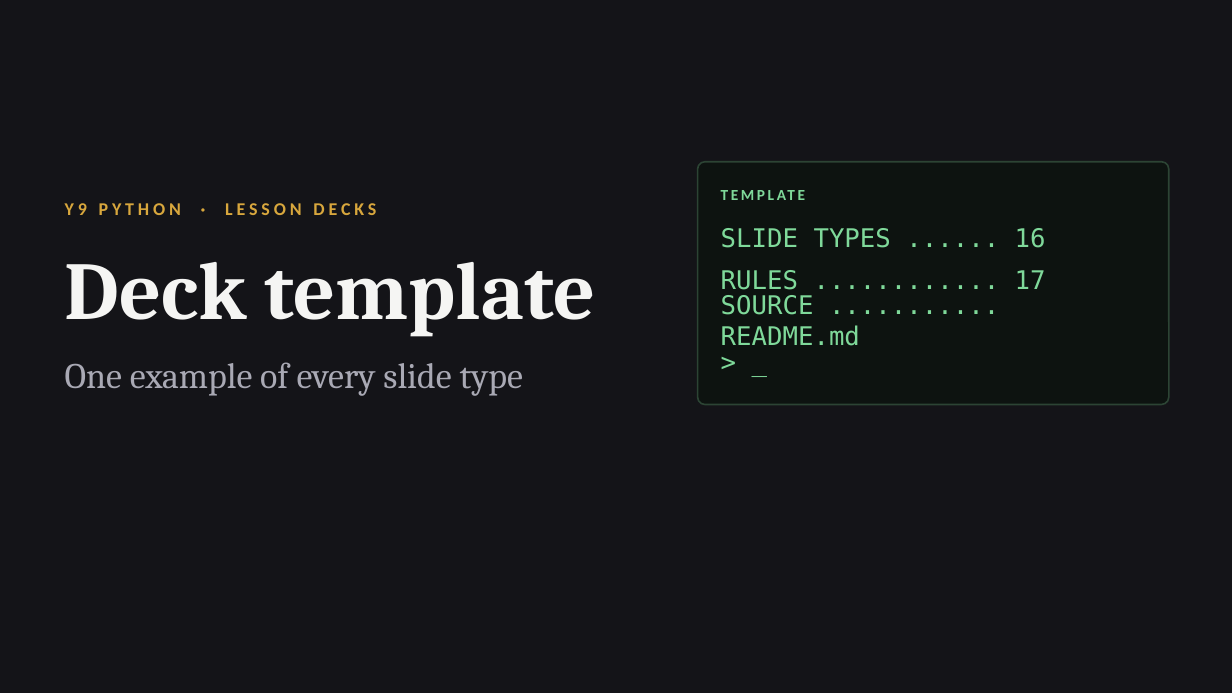
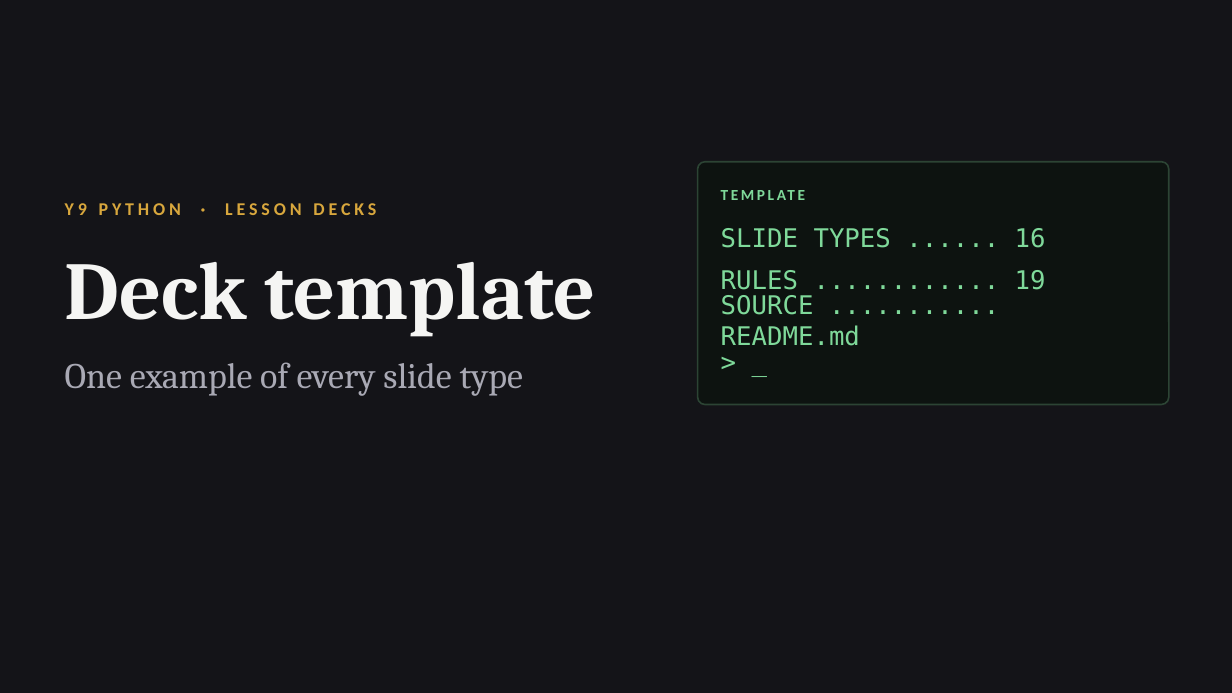
Before and after one commit to OGAComputing/interactive, a slide deck: slide 1 of _presentations/Y9_Python/Y9_Python_Deck_Template.pptx. Drawn at 1232x693 pixels with LibreOffice and Linux fonts; fonts in the diff are those of the drawing. Boxes give left, top, right and bottom in pixels: in the first picture for what was removed or moved away, otherwise in the second. Text is boxed around its words. In the diff, an @@ line names an element or a change of style, - is before the commit and + after.

```diff
--- a/_presentations/Y9_Python/Y9_Python_Deck_Template.pptx
+++ b/_presentations/Y9_Python/Y9_Python_Deck_Template.pptx
@@ text at (x1=721, y1=270, x2=1046, y2=290): text changed @@
-RULES ............ 17
+RULES ............ 19
```
Also in this commit, not shown: 1 other slide changed, 9 other files.
